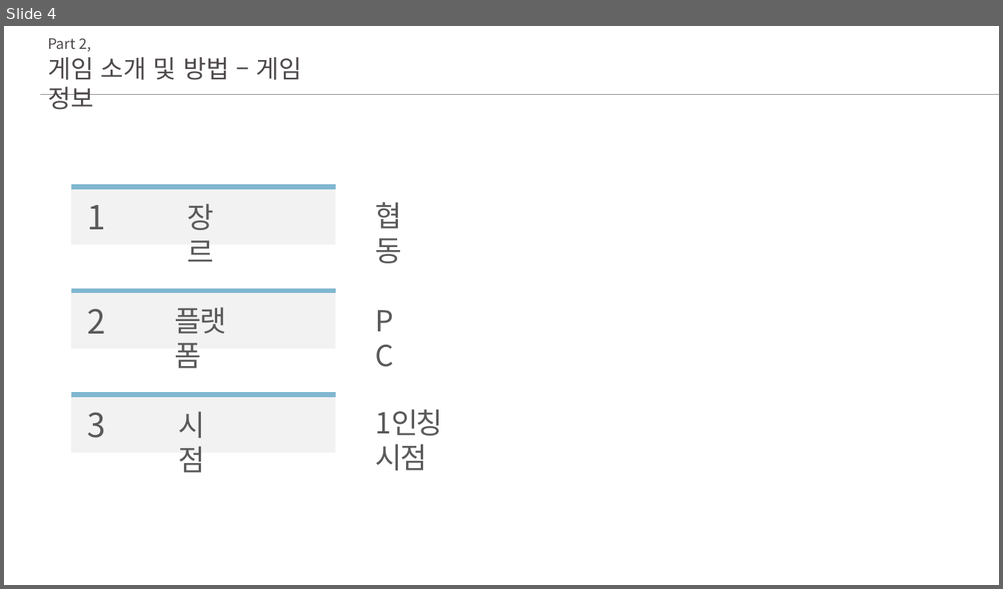
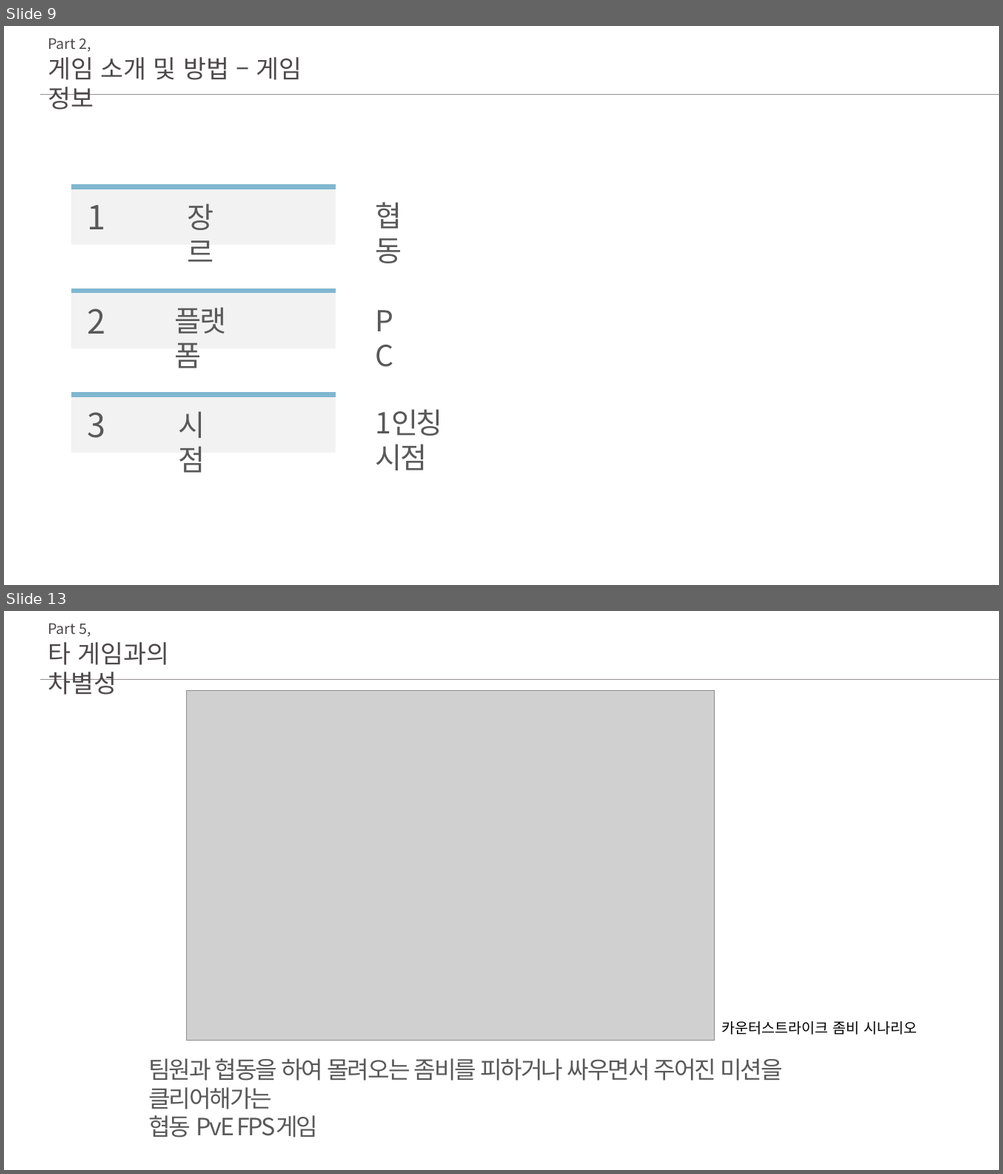
Before and after one commit to ghk01214/KPUFinalGame-deprecated-, a slide deck: docs/초안.pptx. Shown one above the other, each under a label of ours: slide 4 before the commit, slides 9 and 13 after it; the slides between them are not shown. The pictures are 1003x589 and 1003x1174 pixels, drawn with LibreOffice and Linux fonts; fonts in the diff are those of the drawing; grey boxes stand for pictures. Boxes give left, top, right and bottom in pixels: in the first picture for what was removed or moved away, otherwise in the second. Text is boxed around its words. In the diff, an @@ line names an element or a change of style, - is before the commit and + after.

```diff
--- a/docs/초안.pptx
+++ b/docs/초안.pptx
@@ slide 13 added at <box>4,611,999,1170</box>, background #FFFFFF @@
@@ text added at <box>48,623,91,637</box>, 14 pt, text #4D484A @@
+Part 5,
@@ text added at <box>48,642,170,695</box>, 24 pt, text #4D484A @@
+타 게임과의 차별성
@@ line added from (40, 679) to (999, 679), #989194 0.5 pt @@
@@ picture added at <box>187,690,714,1041</box> @@
@@ text added at <box>722,1021,916,1035</box>, 14 pt, text #000000 @@
+카운터스트라이크 좀비 시나리오
@@ text added at <box>148,1059,782,1138</box>, 23 pt, text #595959 @@
+팀원과 협동을 하여 몰려오는 좀비를 피하거나 싸우면서 주어진 미션을 클리어해가는
+협동 PvE FPS게임
@@ what was slide 4 is now slide 9 @@
```
Also in this commit, not shown: 6 slides changed, 8 other slides added, 3 slides removed.
